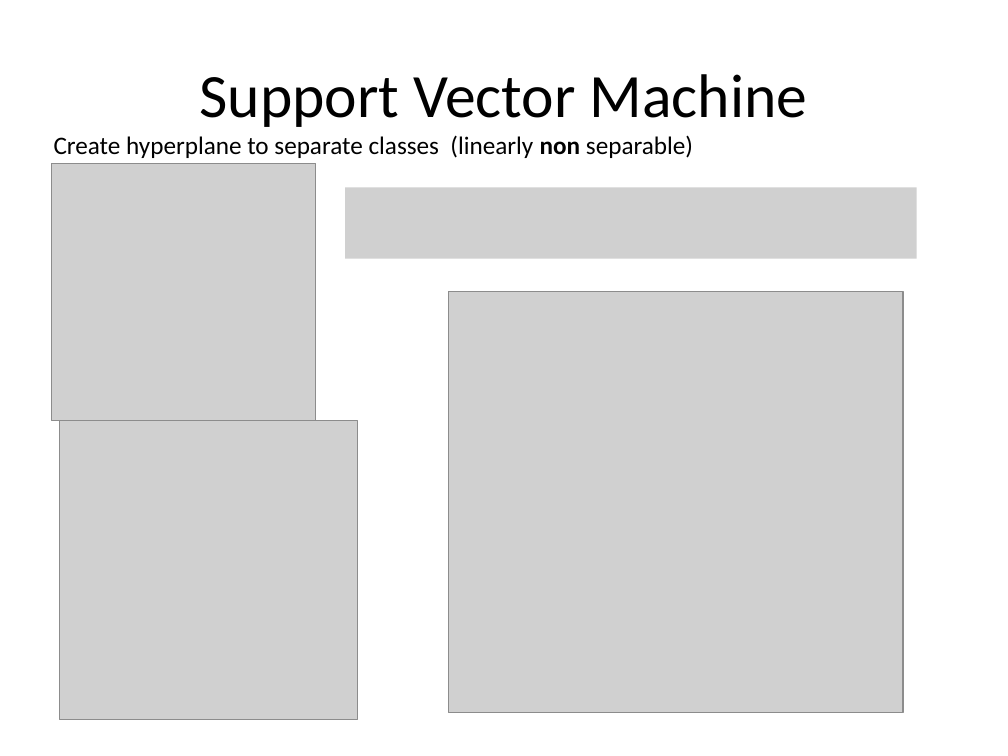
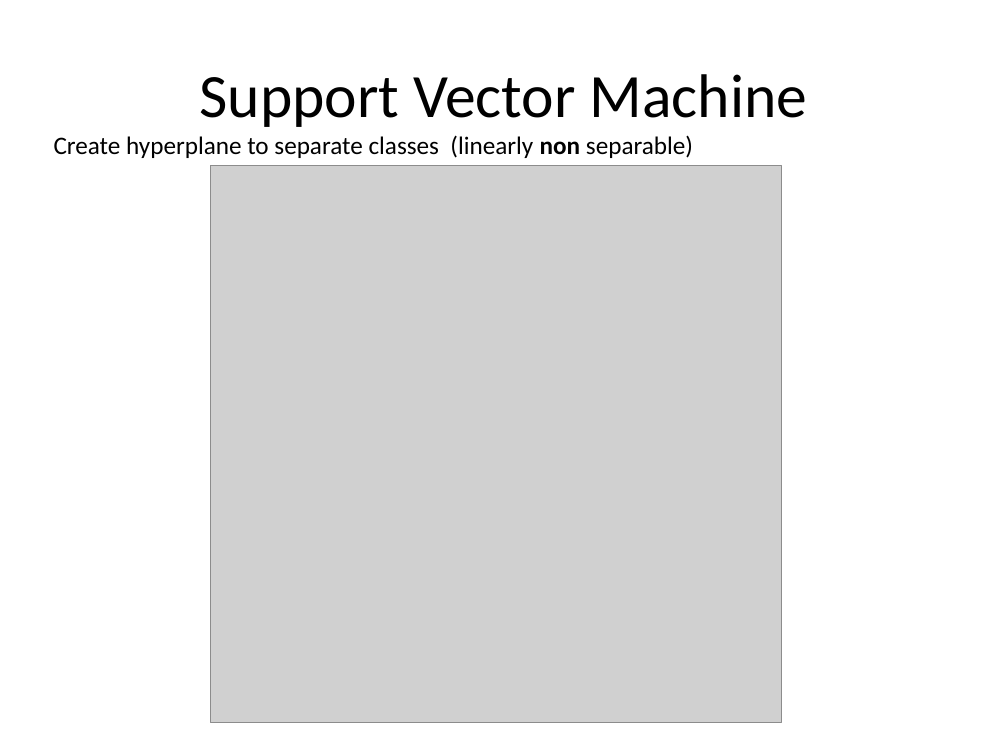
Before and after one commit to vaetern/match-sets, a slide deck: slide 20 of asafonov, hands-on ml.pptx. Drawn at 1008x756 pixels with LibreOffice and Linux fonts; fonts in the diff are those of the drawing; grey boxes stand for pictures. Boxes give left, top, right and bottom in pixels: in the first picture for what was removed or moved away, otherwise in the second. Text is boxed around its words. In the diff, an @@ line names an element or a change of style, - is before the commit and + after.

```diff
--- a/asafonov, hands-on ml.pptx
+++ b/asafonov, hands-on ml.pptx
@@ picture: place and size @@
-picture at [51,163,316,420]
+picture at [211,165,782,722]
@@ picture removed at [346,187,917,259] @@
@@ picture removed at [449,292,903,713] @@
@@ picture removed at [59,420,358,719] @@
```
Also in this commit, not shown: 11 other slides changed, 1 slide added, 3 other files.
